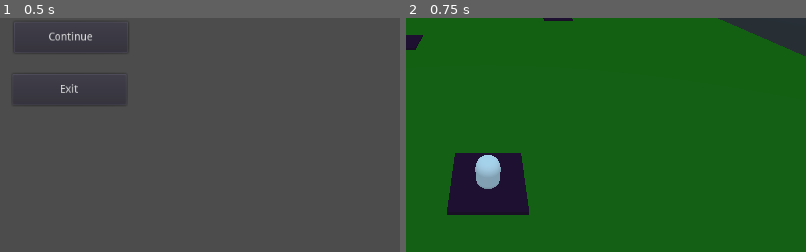
Above: before the commit, frames 1-2 (left to right).
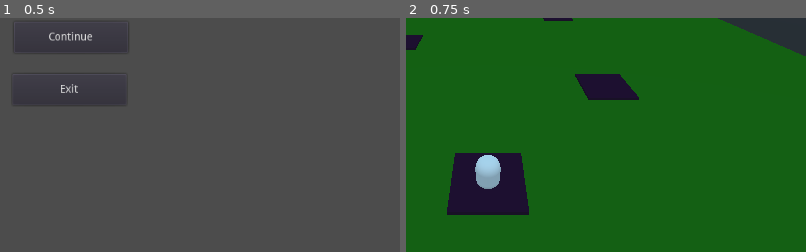
Above: after the commit, the same moments.

Repository: tpgame-spbstu/Tabletop-roguelike
Game: Godot game, scene res://main_menu.tscn
The game is run twice, just before and just after one commit, with the same random seed, the same clock (stepped at 60 frames per second) and the same inputs.
Inputs:
- Up to frame 1 (0.5 s): no input
- Up to frame 2 (0.75 s): click "New game" at 0.5 s
The pictures show only the part of the screen within x 40-90%, y 37-87%; the shares and areas given below are measured in that part.

Frame 1 is identical in both runs. In frame 2, 1.4% of the frame differs, in the area x 42-59%, y 23-36%.

Commit message:
Добавил поддержку перемещения по произвольному ориентированному графу #60

Diff:
--- a/game_load_manager.gd
+++ b/game_load_manager.gd
@@ -6,13 +6,27 @@
 static func get_temp_map_config():
 	var MapConfig = preload("res://map_config.gd")
 	var MapLocation = preload("res://map_location.gd")
-	var loc4 = MapLocation.new("res://Fight/fight_location.tscn", {}, [], -1, 3)
-	var loc3 = MapLocation.new("res://Fight/fight_location.tscn", {}, [loc4], 1, 2)
-	var loc2 = MapLocation.new("res://Fight/fight_location.tscn", {}, [loc3], 1, 1)
-	var loc1 = MapLocation.new("", {}, [loc2], 0, 0)
+
+	var fight_scene : String = "res://Fight/fight_location.tscn"
+	var loc5 = MapLocation.new(fight_scene, {}, Vector2(-1, 1))
+	var loc4 = MapLocation.new(fight_scene, {}, Vector2(-1, 3))
+	var loc3 = MapLocation.new(fight_scene, {}, Vector2(1, 2))
+	var loc2 = MapLocation.new(fight_scene, {}, Vector2(1, 1))
+	var loc1 = MapLocation.new("", {}, Vector2(0, 0))
+
+	# creating the graph `vertex`: [`available_vertexes`]
+	var locaton_map = {
+		loc5: [loc3],
+		loc4: [],
+		loc3: [loc4],
+		loc2: [loc3],
+		loc1: [loc2, loc5],
+	}
+
 	var temp_map_config = MapConfig.new()
-	temp_map_config.map_location_grapth = loc1
+	temp_map_config.map_location_graph = locaton_map
 	temp_map_config.current_map_location = loc1
+
 	return temp_map_config
 
 
--- a/main_menu.gd
+++ b/main_menu.gd
@@ -7,6 +7,7 @@
 
 
 func _on_new_game_pressed():
+	var GameLoadManager = preload("res://game_load_manager.gd")
 	var gameConfig = GameLoadManager.generate_new_game()
 	var mapScene = preload("res://map.tscn").instance()
 	self.get_parent().add_child(mapScene)
@@ -18,6 +19,7 @@
 	self.show()
 
 func _on_continue_pressed():
+	var GameLoadManager = preload("res://game_load_manager.gd")
 	var gameConfig = GameLoadManager.load_game()
 	var mapScene = preload("res://map.tscn").instance()
 	self.get_parent().add_child(mapScene)
--- a/map.gd
+++ b/map.gd
@@ -13,10 +13,12 @@
 
 
 func initialize(game_config):
-	$character/Camera.make_current()
+	get_node("character/Camera").make_current()
+
 	assert(game_config != null)
 	assert(game_config.map_config != null)
 	assert(game_config.deck_config != null)
+
 	self.game_config = game_config
 	map_config = game_config.map_config
 	generate_points()
@@ -27,34 +29,43 @@
 	pass
 
 
-func generate_points():
+"""
+	Generates tiles on the map
+"""
+func generate_points() -> void:
+	# Destinations are the nodes on the map, that represent the location,
+	# they're added dynamically
 	var destinations = $Destinations
-	var map_ponit_scene = load("res://map_point.tscn")
-	var location = map_config.map_location_grapth
-	while true:
-		var point = map_ponit_scene.instance()
-		if map_config.current_map_location == location:
+	# load the scene, representing the location tile on the map
+	var map_point_scene = load("res://map_point.tscn")
+
+	for tile in map_config.map_location_graph:
+		var point = map_point_scene.instance()
+		# if this tile is the starting point
+		if tile == map_config.current_map_location:
 			current_map_point = point
 		destinations.add_child(point)
-		point.translate(Vector3(location.x_position, 0, location.y_position) * SPACE)
-		point.initialize(self, location)
-		if location.next_locations.size() == 0:
-			break
-		location = location.next_locations[0]
+		# put the tile on the map
+		point.translate(Vector3(tile.pos.x, 0, tile.pos.y) * SPACE)
+		# initialize the tile
+		point.initialize(self, tile)
 
-	return
 
 var waiting_animation := false
 
 func _on_map_point_click(map_point):
 	if waiting_animation:
 		return
-	if map_point.map_location in map_config.current_map_location.next_locations:
+
+	# if the path from the current location to the clicked one exists
+	if map_point.map_location in map_config.map_location_graph[current_map_point.map_location]:
 		character.animation = LinMoveAnimation.new(current_map_point.global_transform,
 			map_point.global_transform, 1.0, character)
+
 		waiting_animation = true
 		yield(character, "animation_ended")
 		waiting_animation = false
+
 		map_config.current_map_location = map_point.map_location
 		current_map_point = map_point
 
@@ -65,5 +76,4 @@
 		yield(cur_location_scene, "return_to_map")
 		cur_location_scene.queue_free()
 		self.show()
-		$character/Camera.make_current()
-		print("next")
+		get_node("character/Camera").make_current()
--- a/map_config.gd
+++ b/map_config.gd
@@ -1,4 +1,5 @@
 extends Reference
+# class_name MapConfig
 
 var current_map_location
-var map_location_grapth
+var map_location_graph: Dictionary
--- a/map_location.gd
+++ b/map_location.gd
@@ -1,16 +1,15 @@
 extends Reference
+# class_name MapLocation
 
 
 var scene : String
 var params : Dictionary
-var next_locations : Array
-var x_position : int
-var y_position : int
+var pos: Vector2
 
-func _init(scene : String, params : Dictionary,
-next_locations : Array, x_position : int, y_position : int):
+
+func _init(scene : String, params : Dictionary, pos: Vector2):
+	# scene to be opened
 	self.scene = scene
 	self.params = params
-	self.next_locations = next_locations
-	self.x_position = x_position
-	self.y_position = y_position
+	# position of the current location
+	self.pos = pos
--- a/project.godot
+++ b/project.godot
@@ -28,7 +28,6 @@
 
 config/name="Tabletop-roguelike"
 run/main_scene="res://main_menu.tscn"
-config/icon="res://icon.png"
 
 [physics]
 
